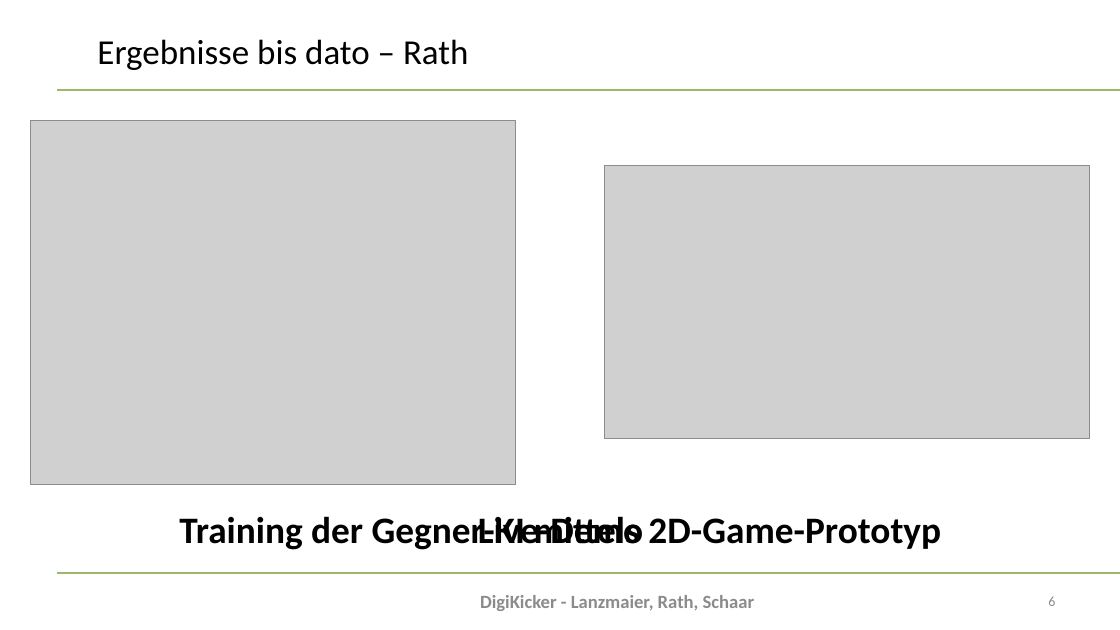
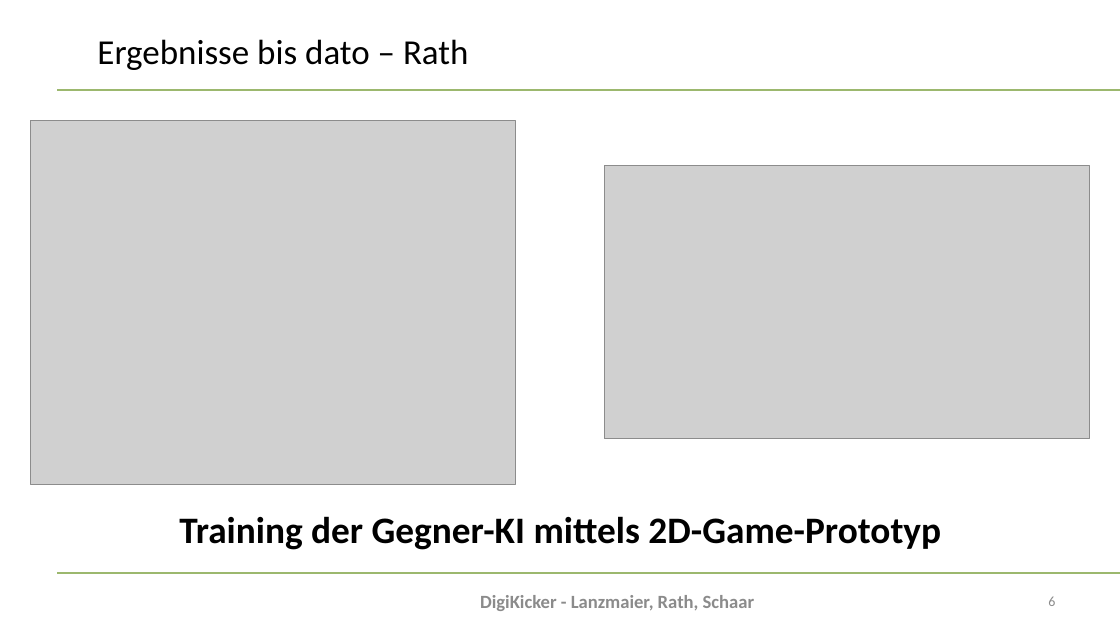
Before and after one commit to kiesewitz/DA-DigiKicker, a slide deck: slide 6 of Diplomarbeit/doc/Presentations/DiplomarbeitZwischenpräsentation/DA-Präsentation2025-Zwischenpräsentation-DigiKicker.pptx. Drawn at 1120x630 pixels with LibreOffice and Linux fonts; fonts in the diff are those of the drawing; grey boxes stand for pictures; background and template pictures are left out. Boxes give left, top, right and bottom in pixels: in the first picture for what was removed or moved away, otherwise in the second. Text is boxed around its words. In the diff, an @@ line names an element or a change of style, - is before the commit and + after.

```diff
--- a/Diplomarbeit/doc/Presentations/DiplomarbeitZwischenpräsentation/DA-Präsentation2025-Zwischenpräsentation-DigiKicker.pptx
+++ b/Diplomarbeit/doc/Presentations/DiplomarbeitZwischenpräsentation/DA-Präsentation2025-Zwischenpräsentation-DigiKicker.pptx
@@ text removed at (478, 516, 643, 544) @@
-Live-Demo
```
Also in this commit, not shown: 3 other slides changed, 2 slides added, 7 other files.
